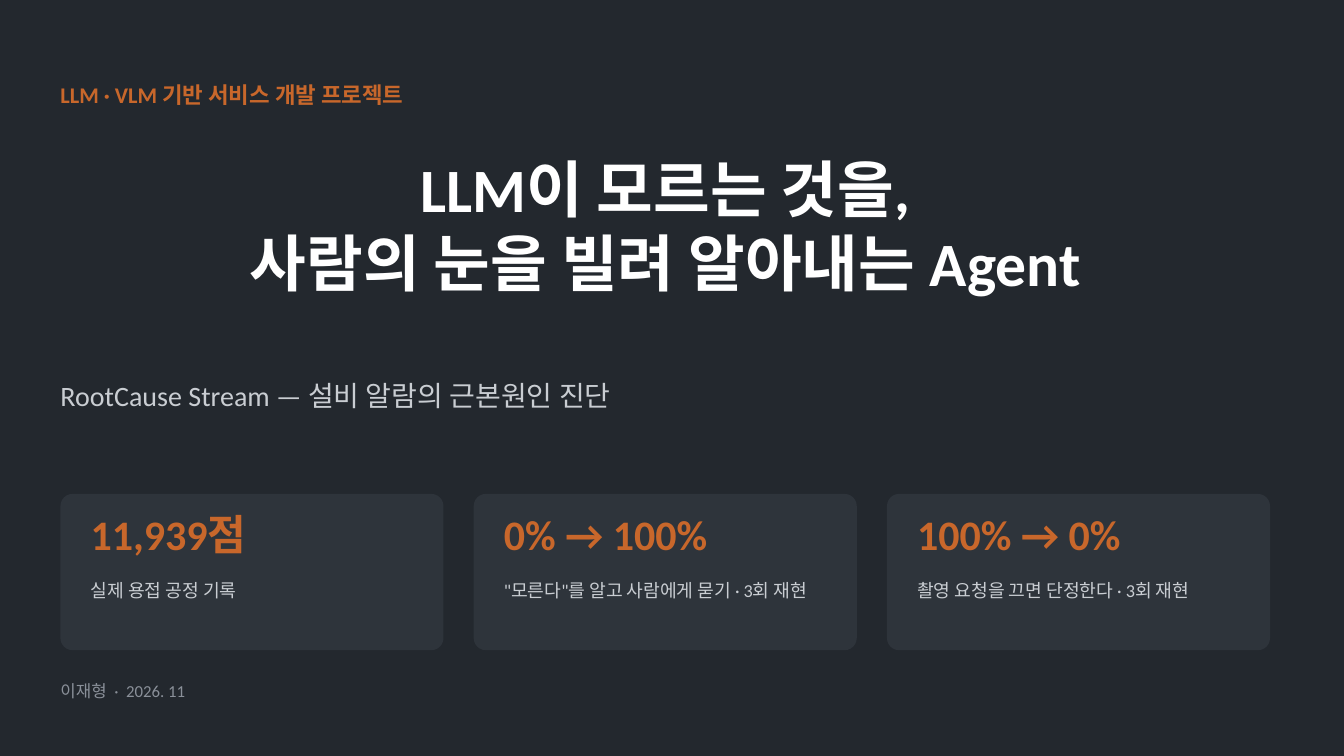
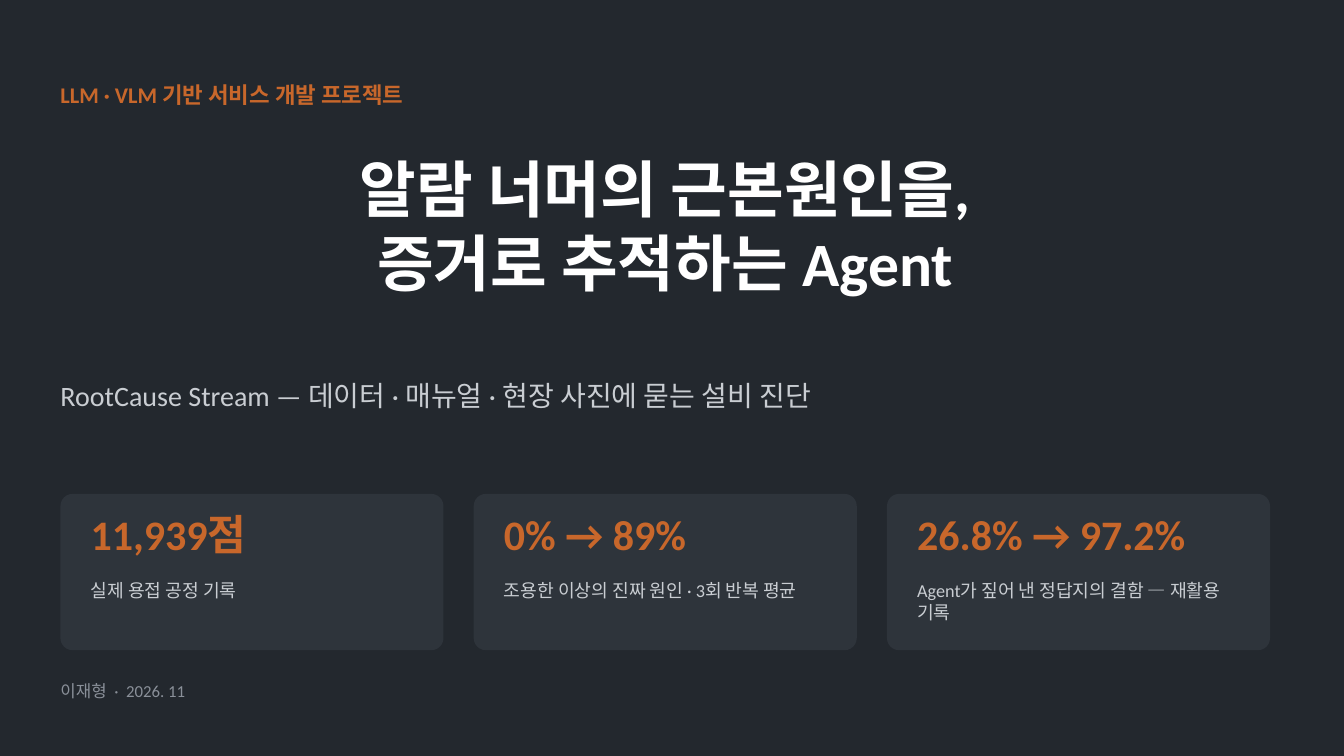
Before and after one commit to dlwogud/rootcause-stream, a slide deck: slide 1 of deck/RootCause_Stream_발표자료.pptx. Drawn at 1344x756 pixels with LibreOffice and Linux fonts; fonts in the diff are those of the drawing. Boxes give left, top, right and bottom in pixels: in the first picture for what was removed or moved away, otherwise in the second. Text is boxed around its words. In the diff, an @@ line names an element or a change of style, - is before the commit and + after.

```diff
--- a/deck/RootCause_Stream_발표자료.pptx
+++ b/deck/RootCause_Stream_발표자료.pptx
@@ title at bbox=[360, 160, 971, 297]: text changed @@
-LLM이 모르는 것을,
-사람의 눈을 빌려 알아내는 Agent
+알람 너머의 근본원인을,
+증거로 추적하는 Agent
@@ text at bbox=[60, 383, 812, 408]: text changed @@
-RootCause Stream — 설비 알람의 근본원인 진단
+RootCause Stream — 데이터 · 매뉴얼 · 현장 사진에 묻는 설비 진단
@@ text at bbox=[504, 521, 686, 551]: text changed @@
-0% → 100%
+0% → 89%
@@ text at bbox=[917, 521, 1186, 551]: text changed @@
-100% → 0%
+26.8% → 97.2%
@@ text at bbox=[504, 582, 796, 599]: text changed @@
-"모른다"를 알고 사람에게 묻기 · 3회 재현
+조용한 이상의 진짜 원인 · 3회 반복 평균
@@ text at bbox=[917, 582, 1220, 621]: text changed @@
-촬영 요청을 끄면 단정한다 · 3회 재현
+Agent가 짚어 낸 정답지의 결함 — 재활용 기록
```
Also in this commit, not shown: 8 other slides changed, 2 slides added, 1 slide removed, 14 other files.
